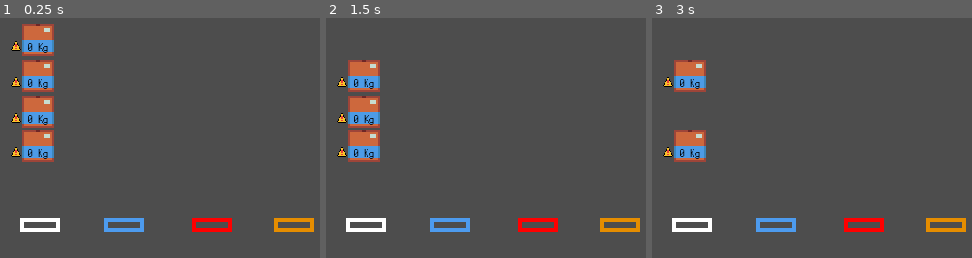
Above: before the commit, frames 1-3 (left to right).
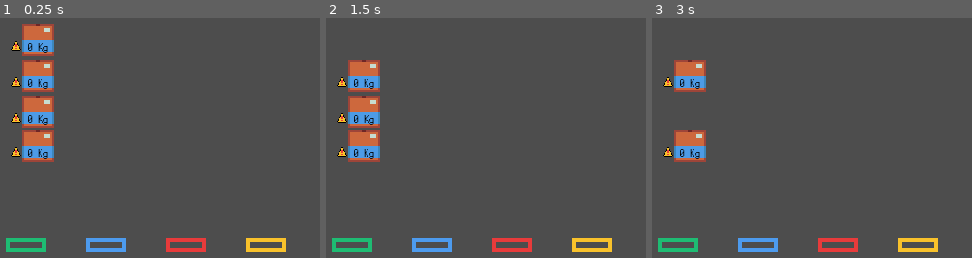
Above: after the commit, the same moments.

Repository: IzaakSantana/market-solutions-game
Game: Godot game, scene res://scenes/levels/level_01.tscn
The game is run twice, just before and just after one commit, with the same random seed, the same clock (stepped at 60 frames per second) and the same inputs. The project has no main scene, so this scene is started directly.
Inputs (mouse positions are in pixels of both pictures, inside the frame that each line leads up to):
- Up to frame 1 (0.25 s): no input
- Up to frame 2 (1.5 s): tap Enter at 0.5 s; move the mouse to (364, 39) at 0.52 s; press the mouse at (364, 39) at 0.53 s; tap Space at 1.25 s; move the mouse to (364, 75) at 1.27 s; release the mouse at (364, 75) at 1.28 s; click (364, 75) at 1.35 s
- Up to frame 3 (3 s): tap Enter at 2 s; move the mouse to (690, 111) at 2.02 s; press the mouse at (690, 111) at 2.03 s; tap Space at 2.75 s; move the mouse to (690, 145) at 2.77 s; release the mouse at (690, 145) at 2.78 s; click (690, 145) at 2.85 s

The runs differ from the first frame. In frame 1, 3.8% of the frame differs, in the area x 1-99%, y 83-98%; in frame 2, 3.8%; in frame 3, 3.8%.

Commit message:
Set markers colors and position

Diff:
--- a/scenes/levels/level_01.tscn
+++ b/scenes/levels/level_01.tscn
@@ -5,31 +5,32 @@
 
 [node name="Main" type="Node"]
 
-[node name="SampleMmarker" type="Sprite2D" parent="."]
+[node name="GreenMarker" type="Sprite2D" parent="."]
+modulate = Color(0.117647, 0.737255, 0.45098, 1)
 z_index = -1
 texture_filter = 1
-position = Vector2(107, 131)
+position = Vector2(100, 141)
 texture = ExtResource("2_yc0gd")
 
-[node name="SampleMmarker2" type="Sprite2D" parent="."]
-modulate = Color(1, 0, 0, 1)
-z_index = -1
-texture_filter = 1
-position = Vector2(193, 131)
-texture = ExtResource("2_yc0gd")
-
-[node name="SampleMmarker4" type="Sprite2D" parent="."]
-modulate = Color(0.898039, 0.552941, 0, 1)
-z_index = -1
-texture_filter = 1
-position = Vector2(234, 131)
-texture = ExtResource("2_yc0gd")
-
-[node name="SampleMmarker3" type="Sprite2D" parent="."]
+[node name="BlueMarker" type="Sprite2D" parent="."]
 modulate = Color(0.301961, 0.607843, 0.933333, 1)
 z_index = -1
 texture_filter = 1
-position = Vector2(149, 131)
+position = Vector2(140, 141)
+texture = ExtResource("2_yc0gd")
+
+[node name="RedMarker" type="Sprite2D" parent="."]
+modulate = Color(0.909804, 0.231373, 0.231373, 1)
+z_index = -1
+texture_filter = 1
+position = Vector2(180, 141)
+texture = ExtResource("2_yc0gd")
+
+[node name="YellowMarker" type="Sprite2D" parent="."]
+modulate = Color(0.976471, 0.760784, 0.168627, 1)
+z_index = -1
+texture_filter = 1
+position = Vector2(220, 141)
 texture = ExtResource("2_yc0gd")
 
 [node name="Box" parent="." instance=ExtResource("1_n0ioo")]
